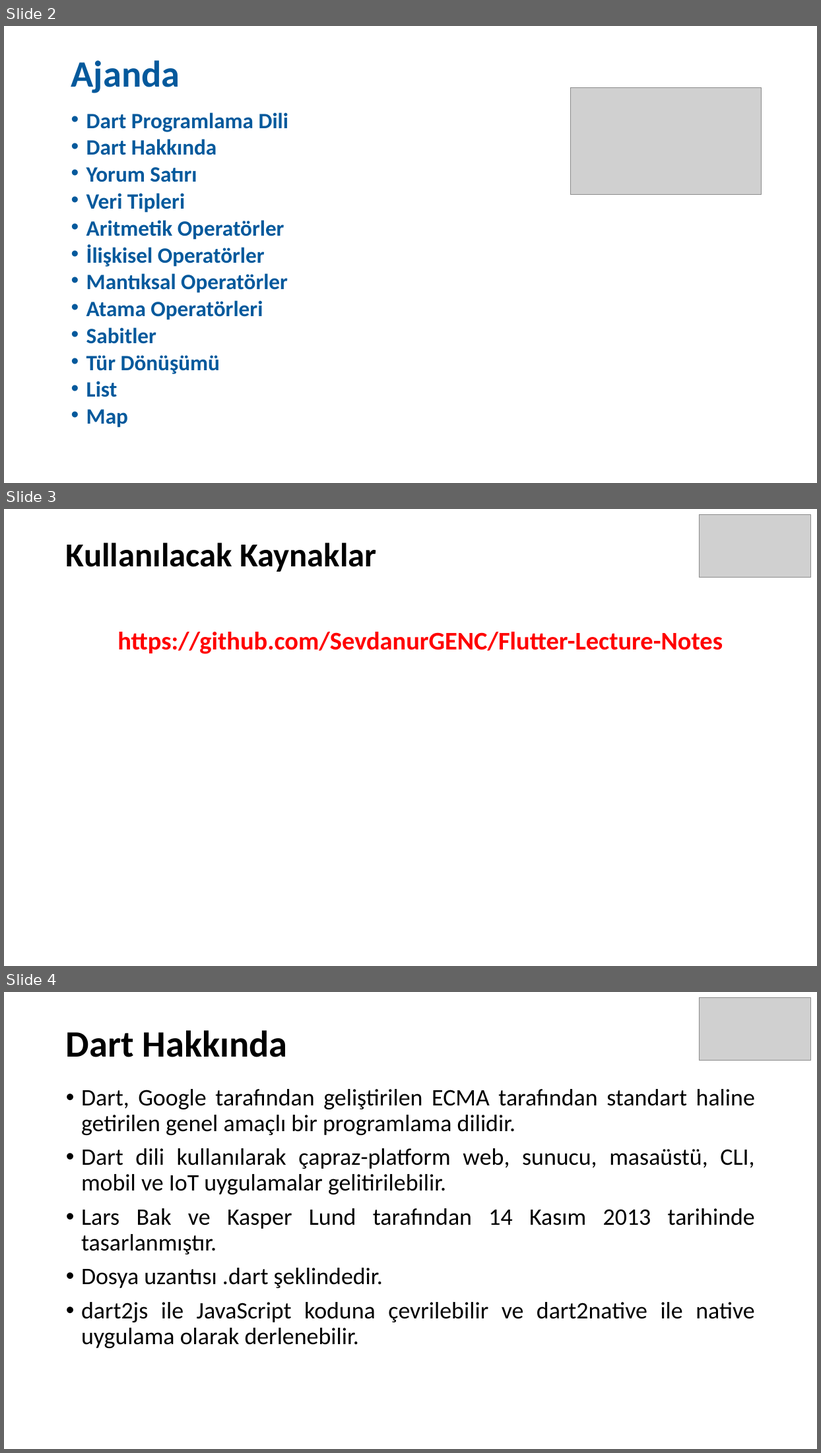
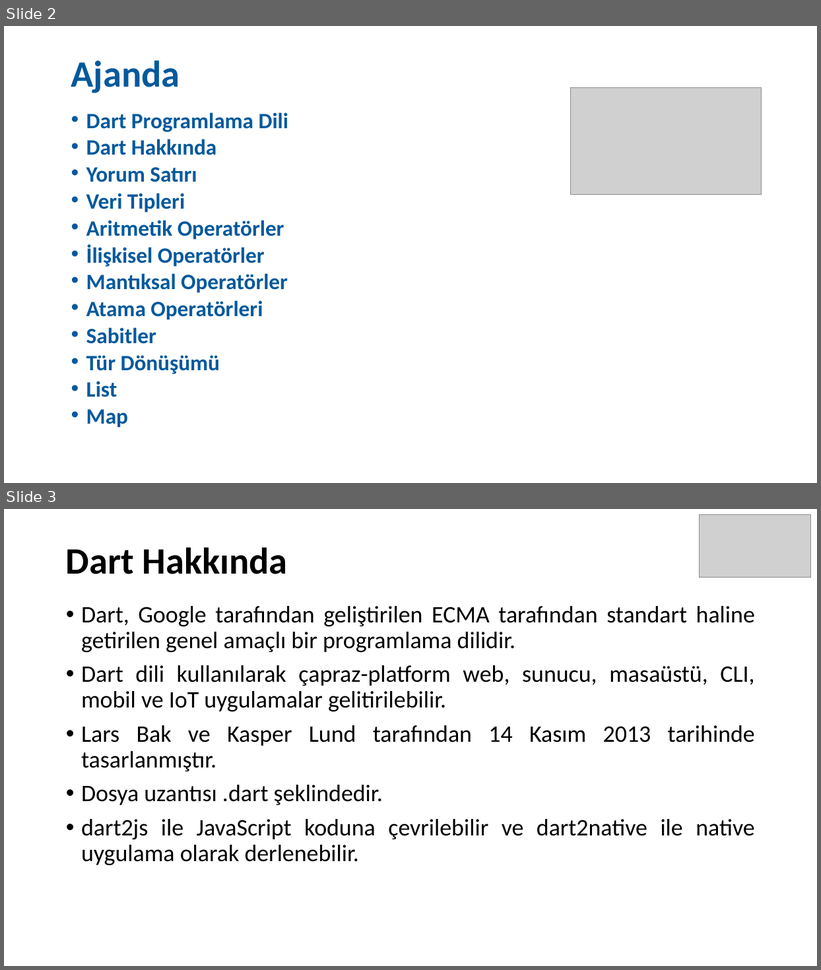
Before and after one commit to SevdanurGENC/Flutter-Lecture-Notes, a slide deck: Dart-Slides/DartProgramlamaDili_01.pptx. Shown one above the other, each under a label of ours: slides 2, 3 and 4 before the commit, slides 2 and 3 after it. The pictures are 821x1453 and 821x970 pixels, drawn with LibreOffice and Linux fonts; fonts in the diff are those of the drawing; grey boxes stand for pictures. Boxes give left, top, right and bottom in pixels: in the first picture for what was removed or moved away, otherwise in the second. Text is boxed around its words. In the diff, an @@ line names an element or a change of style, - is before the commit and + after.

```diff
--- a/Dart-Slides/DartProgramlamaDili_01.pptx
+++ b/Dart-Slides/DartProgramlamaDili_01.pptx
@@ slide 3 removed at (4, 509, 817, 966), background #FFFFFF @@
@@ picture removed at (700, 514, 812, 578) @@
@@ title removed at (66, 543, 377, 572) @@
-Kullanılacak Kaynaklar
@@ text removed at (118, 632, 723, 654) @@
-https://github.com/SevdanurGENC/Flutter-Lecture-Notes
@@ what was slide 4 is now slide 3 @@
```
